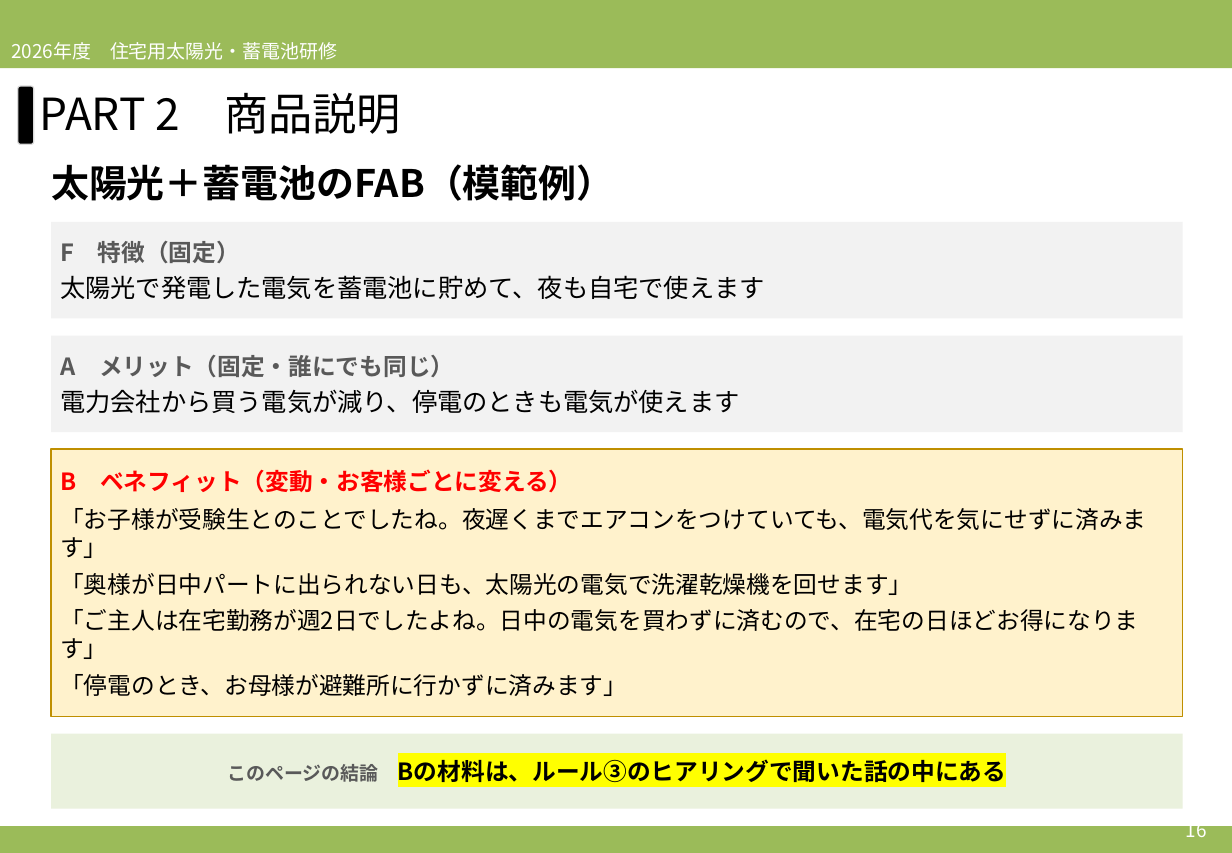
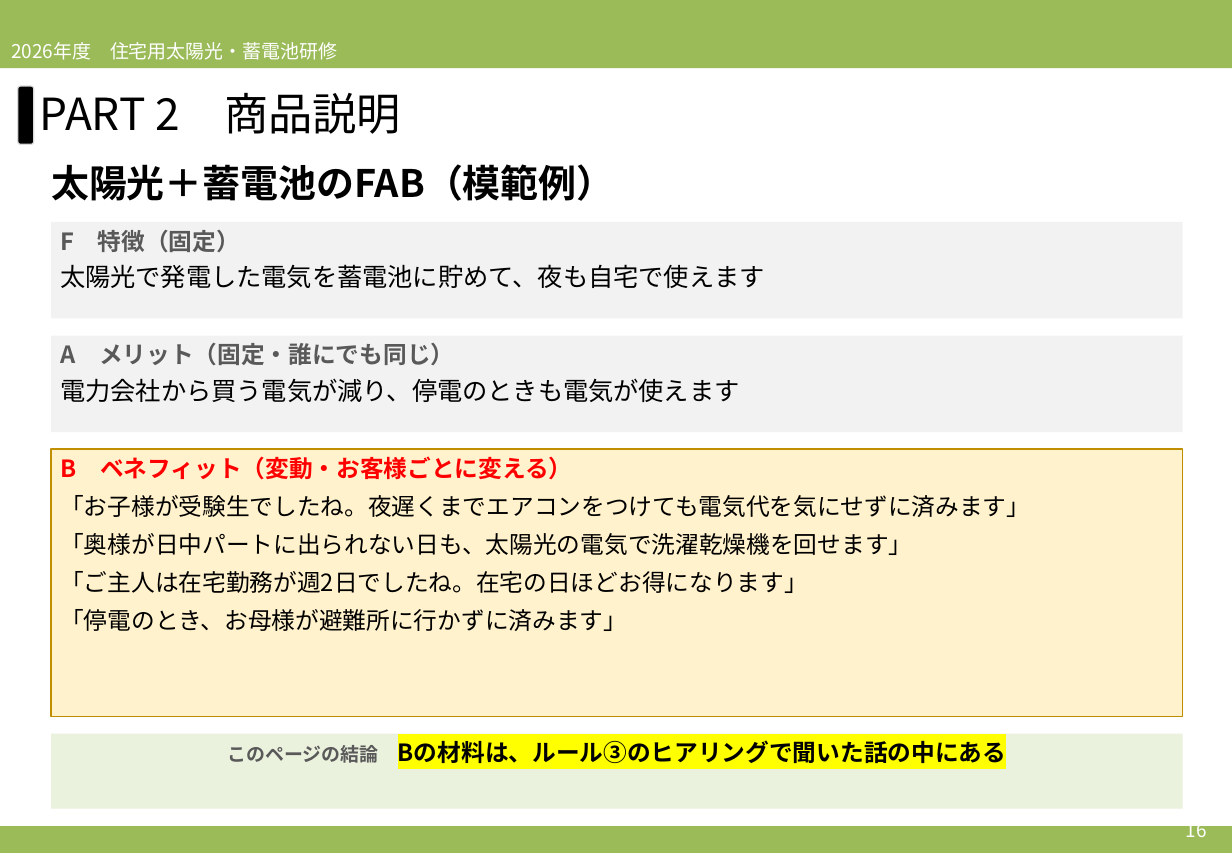
Before and after one commit to soshiro-iki-sys/-, a slide deck: slide 16 of slides/2026営業研修_第3回_必要性訴求②＆ロープレ.pptx. Drawn at 1232x853 pixels with LibreOffice and Linux fonts; fonts in the diff are those of the drawing. Boxes give left, top, right and bottom in pixels: in the first picture for what was removed or moved away, otherwise in the second. Text is boxed around its words. In the diff, an @@ line names an element or a change of style, - is before the commit and + after.

```diff
--- a/slides/2026営業研修_第3回_必要性訴求②＆ロープレ.pptx
+++ b/slides/2026営業研修_第3回_必要性訴求②＆ロープレ.pptx
@@ vertical alignment middle to top in 4 elements at [51, 222, 1183, 319], [51, 336, 1183, 432], [51, 734, 1183, 809], [51, 449, 1183, 717] @@
@@ text in rectangle at [60, 495, 1030, 517]: text changed @@
-「お子様が受験生とのことでしたね。夜遅くまでエアコンをつけていても、電気代を気にせずに済みます」
+「お子様が受験生でしたね。夜遅くまでエアコンをつけても電気代を気にせずに済みます」
@@ text in rectangle at [60, 533, 912, 555]: more space between paragraphs @@
@@ text in rectangle at [60, 571, 808, 593]: text changed @@
-「ご主人は在宅勤務が週2日でしたよね。日中の電気を買わずに済むので、在宅の日ほどお得になります」
+「ご主人は在宅勤務が週2日でしたね。在宅の日ほどお得になります」
```
Also in this commit, not shown: 29 other slides changed, 7 other files.
